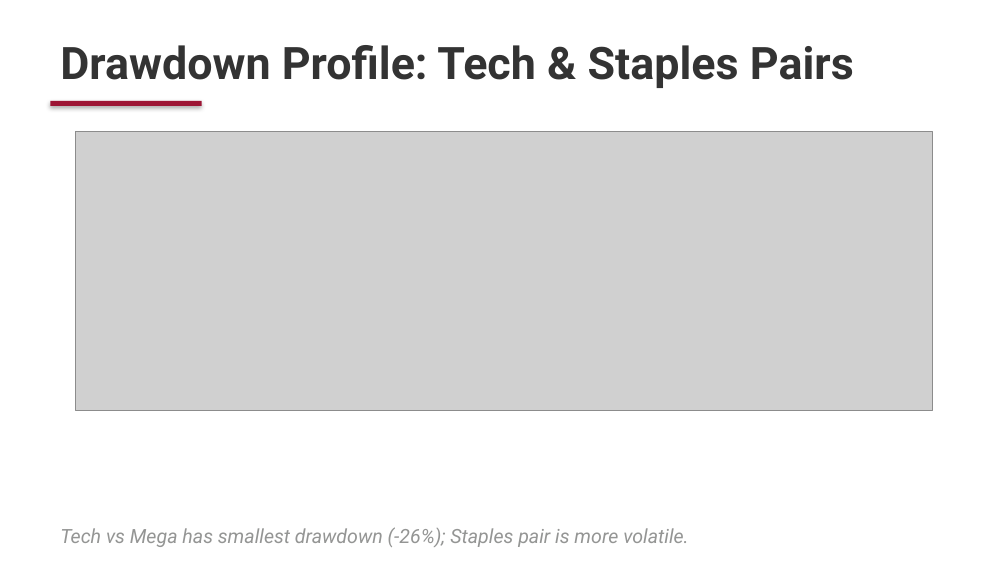
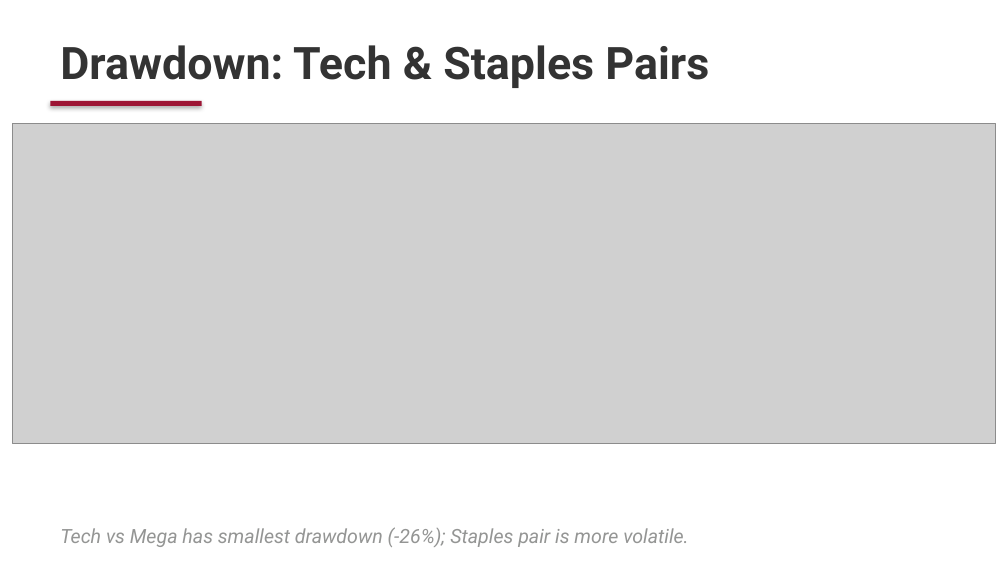
Before and after one commit to Ayan-Mahmood/QuantHFStrat, a slide deck: slide 12 of presentations/v3/FE571_Final_Presentation_v3.pptx. Drawn at 1008x567 pixels with LibreOffice and Linux fonts; fonts in the diff are those of the drawing; grey boxes stand for pictures. Boxes give left, top, right and bottom in pixels: in the first picture for what was removed or moved away, otherwise in the second. Text is boxed around its words. In the diff, an @@ line names an element or a change of style, - is before the commit and + after.

```diff
--- a/presentations/v3/FE571_Final_Presentation_v3.pptx
+++ b/presentations/v3/FE571_Final_Presentation_v3.pptx
@@ text at <box>60,45,709,88</box>: text changed @@
-Drawdown Profile: Tech & Staples Pairs
+Drawdown: Tech & Staples Pairs
@@ picture: place and size @@
-picture at <box>76,131,932,410</box>
+picture at <box>12,123,995,444</box>
```
Also in this commit, not shown: 9 other slides changed, 1 other file.
